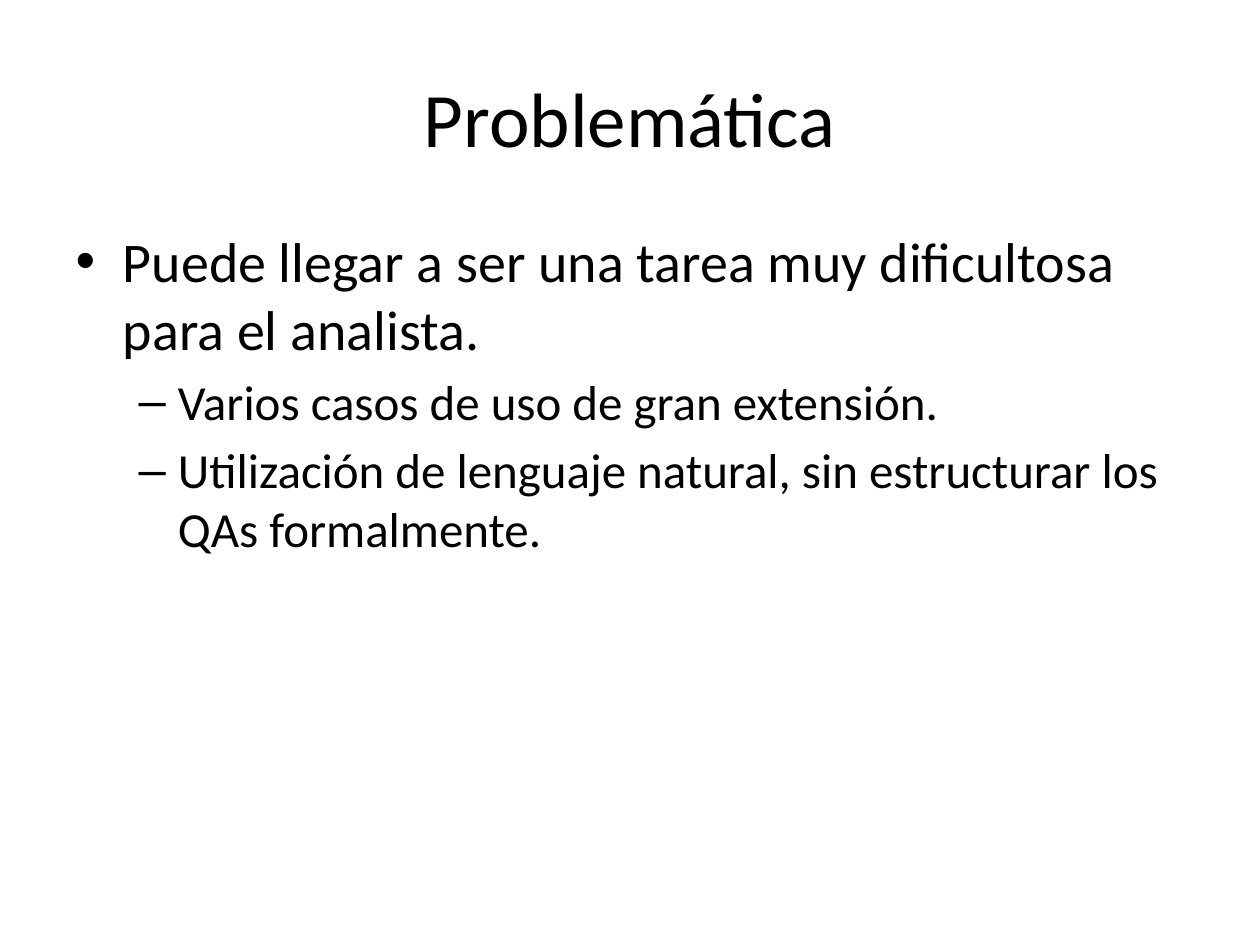
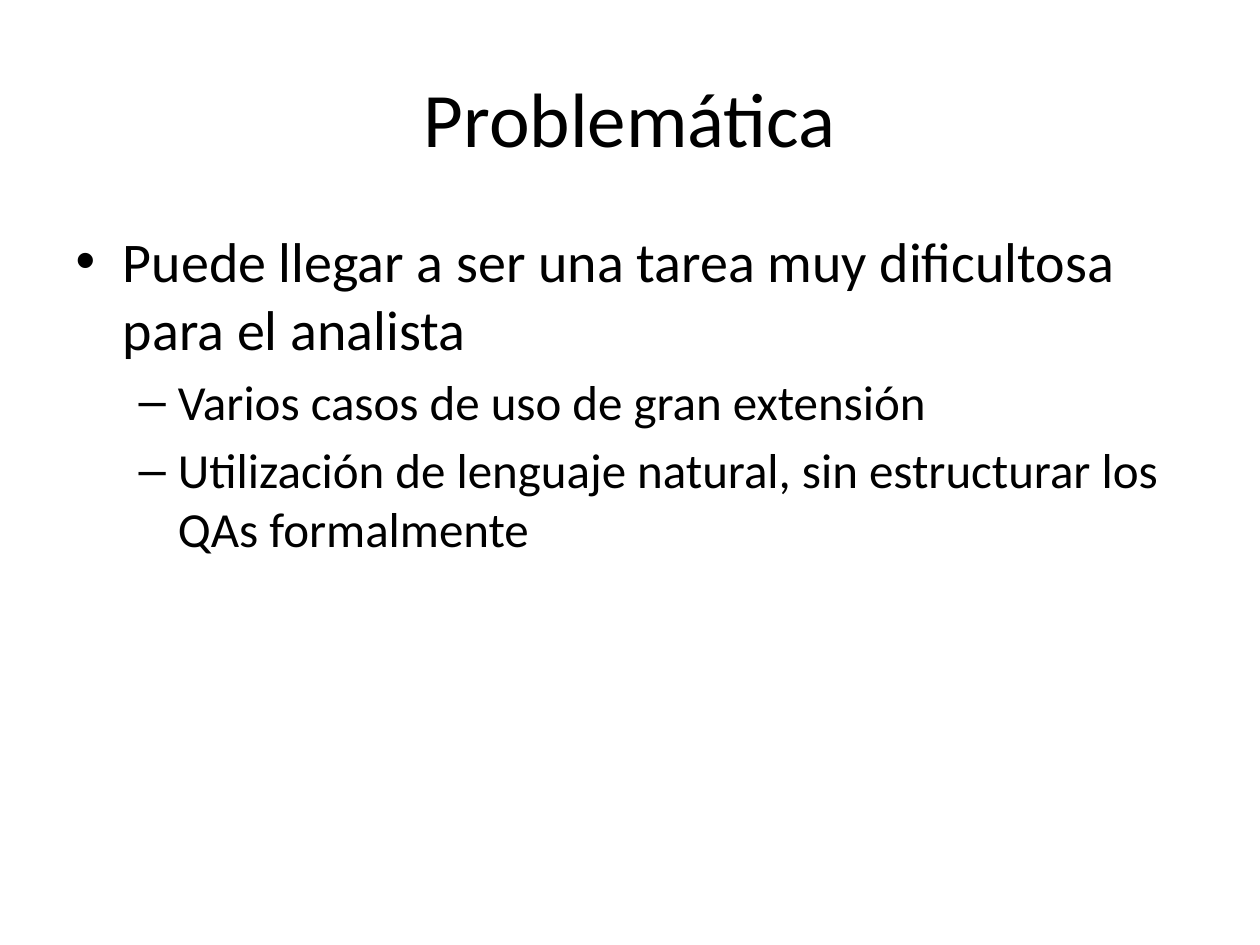
Before and after one commit to alejandrorago/qatesis2, a slide deck: slide 4 of Capitulos Finales/filiminasPeladas.pptx. Drawn at 1260x945 pixels with LibreOffice and Linux fonts; fonts in the diff are those of the drawing. Boxes give left, top, right and bottom in pixels: in the first picture for what was removed or moved away, otherwise in the second. Text is boxed around its words. In the diff, an @@ line names an element or a change of style, - is before the commit and + after.

```diff
--- a/Capitulos Finales/filiminasPeladas.pptx
+++ b/Capitulos Finales/filiminasPeladas.pptx
@@ text at [123,243,1158,554]: text changed @@
-• Puede llegar a ser una tarea muy dificultosa para el analista.
-  – Varios casos de uso de gran extensión.
-  – Utilización de lenguaje natural, sin estructurar los QAs formalmente.
+• Puede llegar a ser una tarea muy dificultosa para el analista
+  – Varios casos de uso de gran extensión
+  – Utilización de lenguaje natural, sin estructurar los QAs formalmente
```
Also in this commit, not shown: 9 other slides changed, 1 slide removed.
